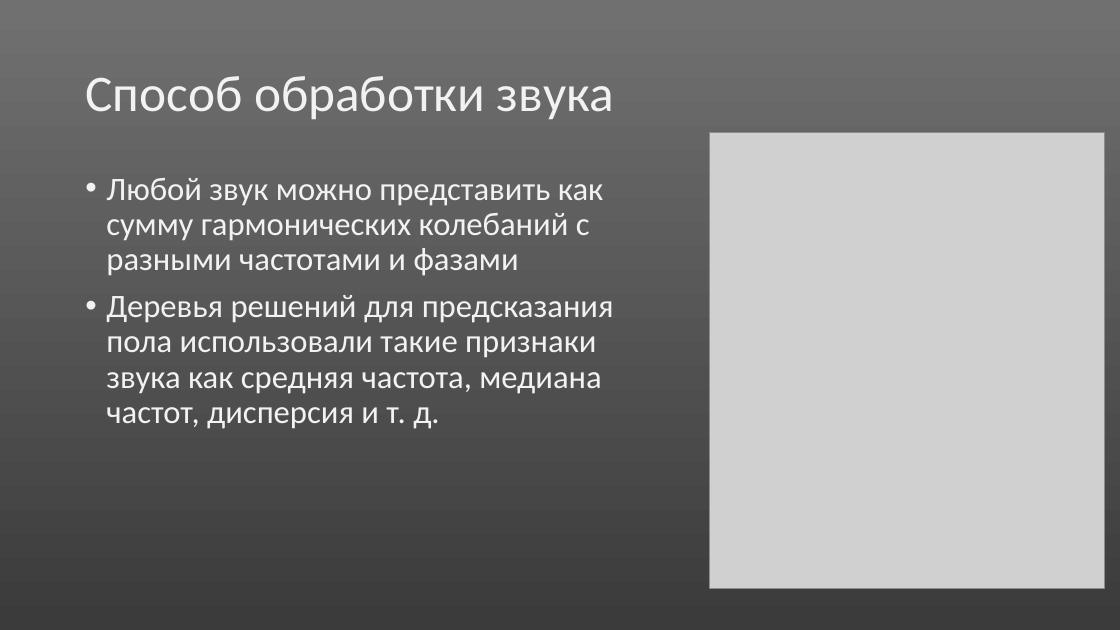
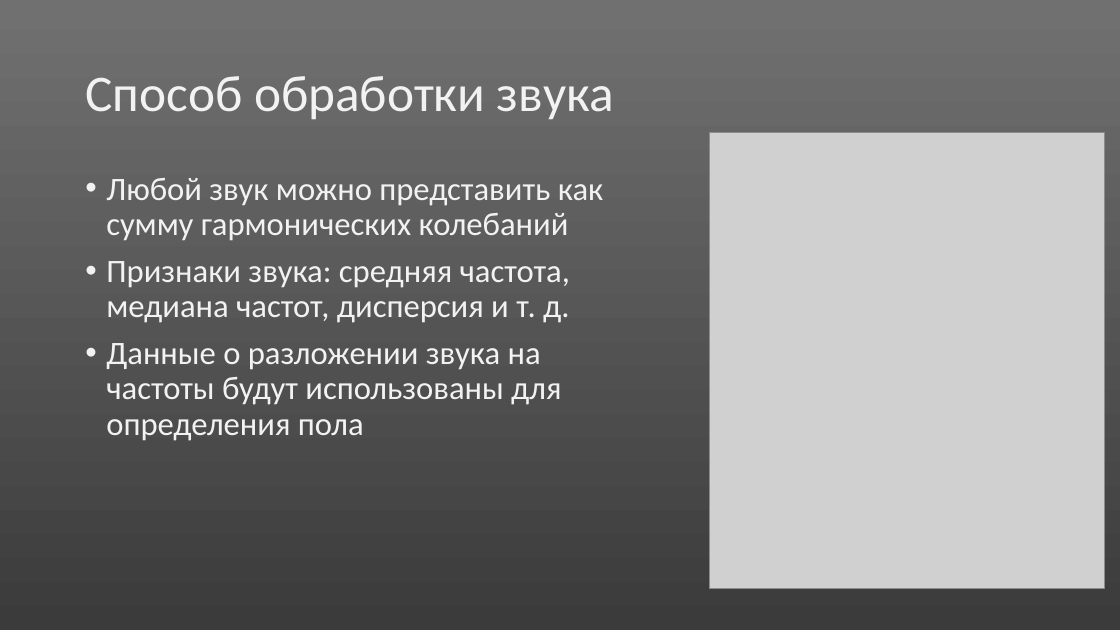
Before and after one commit to abrikos110/school-bla, a slide deck: slide 4 of presentations/voice-rec.pptx (slide 5 before the commit). Drawn at 1120x630 pixels with LibreOffice and Linux fonts; fonts in the diff are those of the drawing; grey boxes stand for pictures. Boxes give left, top, right and bottom in pixels: in the first picture for what was removed or moved away, otherwise in the second. Text is boxed around its words. In the diff, an @@ line names an element or a change of style, - is before the commit and + after.

```diff
--- a/presentations/voice-rec.pptx
+++ b/presentations/voice-rec.pptx
@@ text at [106,178,603,441]: text changed @@
-• Любой звук можно представить как сумму гармонических колебаний с разными частотами и фазами
-• Деревья решений для предсказания пола использовали такие признаки звука как средняя частота, медиана частот, дисперсия и т. д.
+• Любой звук можно представить как сумму гармонических колебаний
+• Признаки звука: средняя частота, медиана частот, дисперсия и т. д.
+• Данные о разложении звука на частоты будут использованы для определения пола
```
Also in this commit, not shown: 5 other slides changed, 8 slides added, 1 slide removed.
